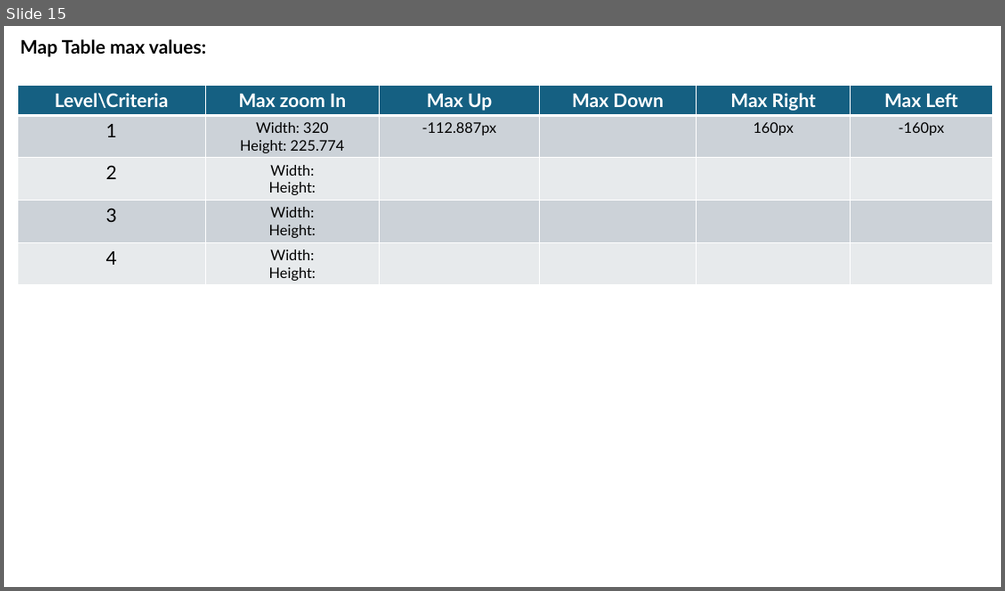
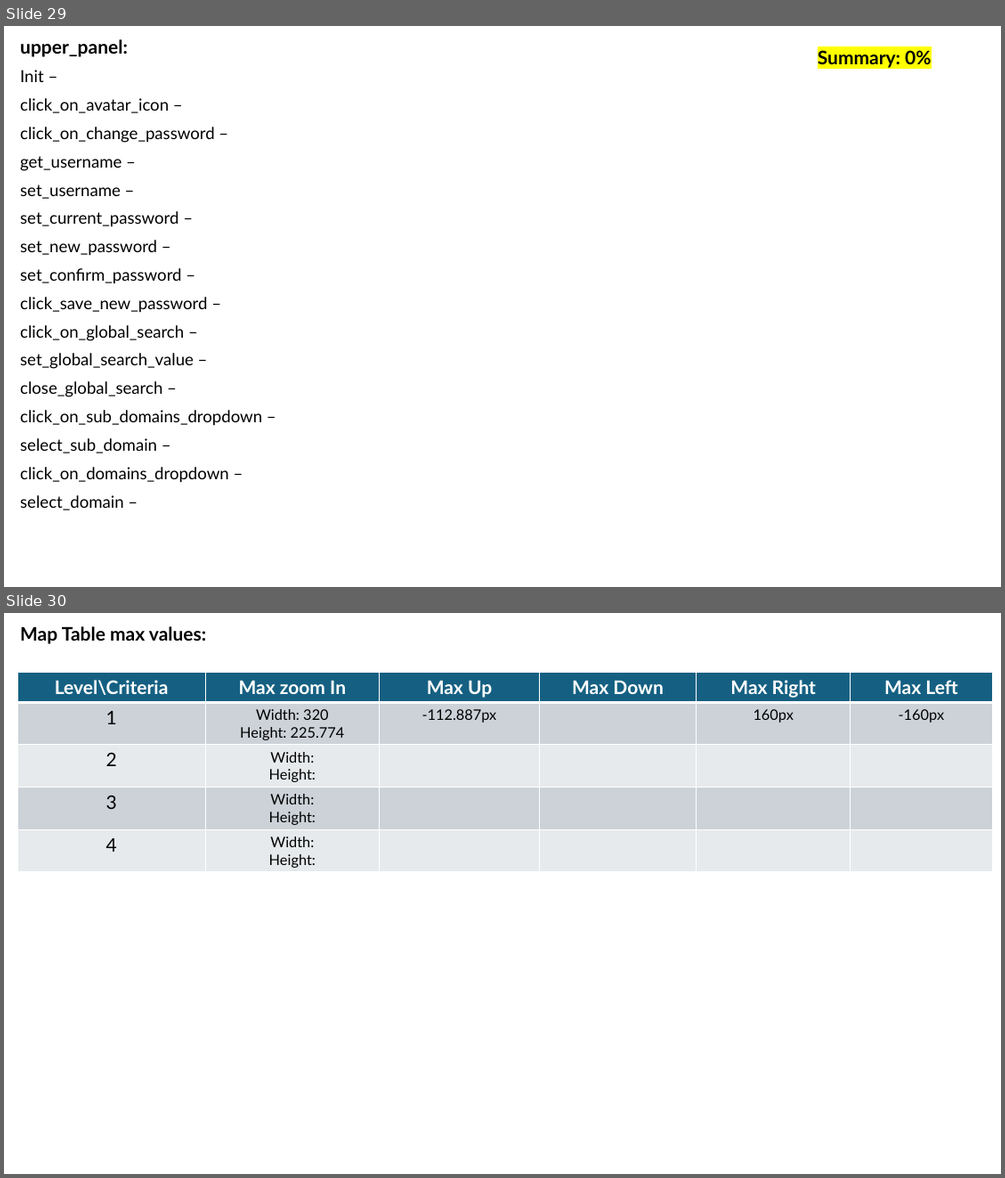
Before and after one commit to Yuval10Dahan/LightWatch_WEB, a slide deck: Docs/Progress_Check_Box.pptx. Shown one above the other, each under a label of ours: slide 15 before the commit, slides 29 and 30 after it. The pictures are 1005x591 and 1005x1178 pixels, drawn with LibreOffice and Linux fonts; fonts in the diff are those of the drawing. Boxes give left, top, right and bottom in pixels: in the first picture for what was removed or moved away, otherwise in the second. Text is boxed around its words. In the diff, an @@ line names an element or a change of style, - is before the commit and + after.

```diff
--- a/Docs/Progress_Check_Box.pptx
+++ b/Docs/Progress_Check_Box.pptx
@@ slide 29 added at (x1=4, y1=26, x2=1001, y2=587), background #FFFFFF @@
@@ subtitle added at (x1=20, y1=39, x2=262, y2=510), 16 pt, text #000000 @@
+upper_panel:
+Init –
+click_on_avatar_icon –
+click_on_change_password –
+get_username –
+set_username –
+set_current_password –
+set_new_password –
+set_confirm_password –
+click_save_new_password –
+click_on_global_search –
+set_global_search_value –
+close_global_search –
+click_on_sub_domains_dropdown –
+select_sub_domain –
+click_on_domains_dropdown –
+select_domain –
@@ text added at (x1=817, y1=50, x2=930, y2=68), 18 pt, text #000000, bold @@
+Summary: 0%
@@ what was slide 15 is now slide 30 @@
```
Also in this commit, not shown: 13 slides changed, 14 other slides added, 15 other files.
